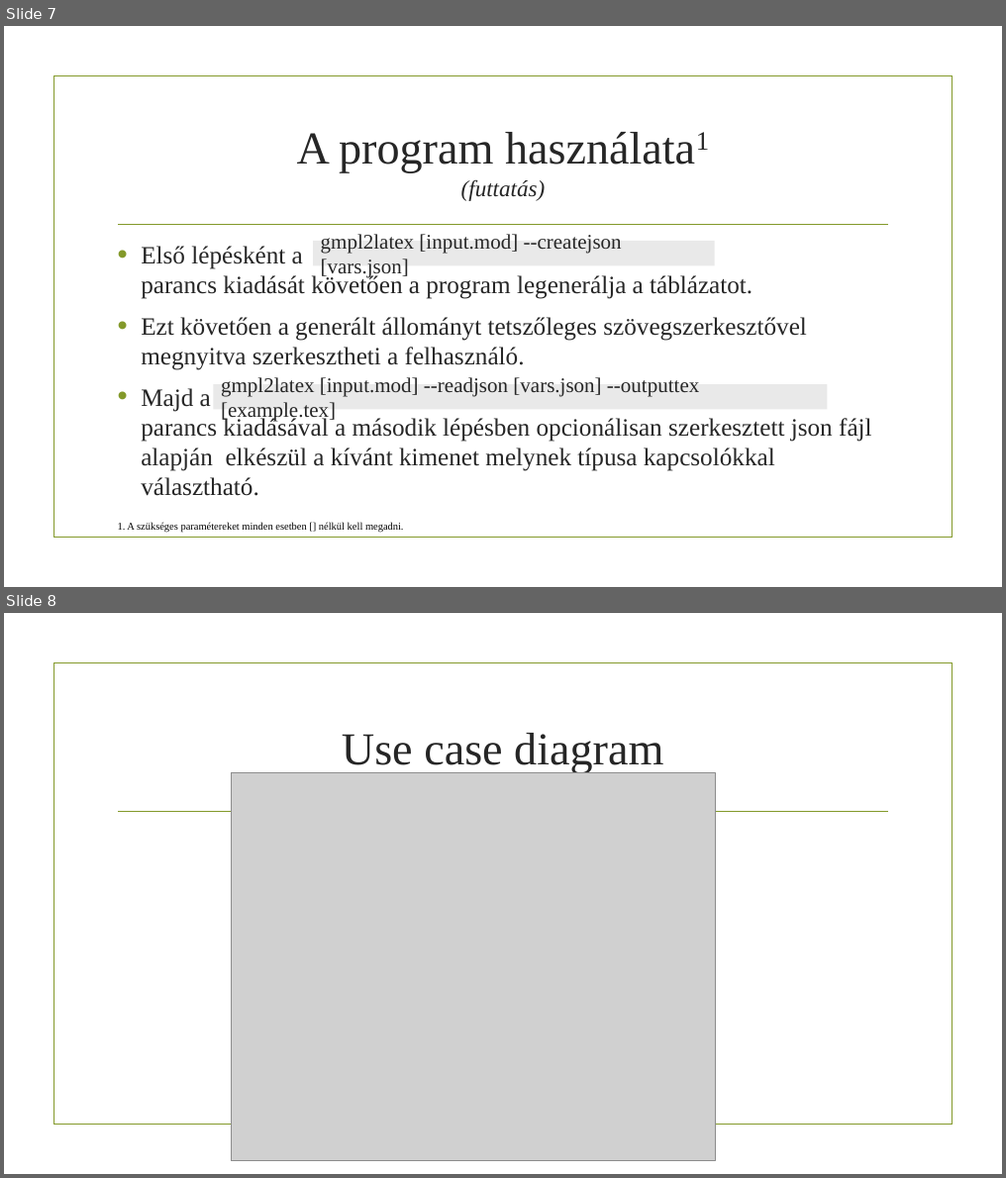
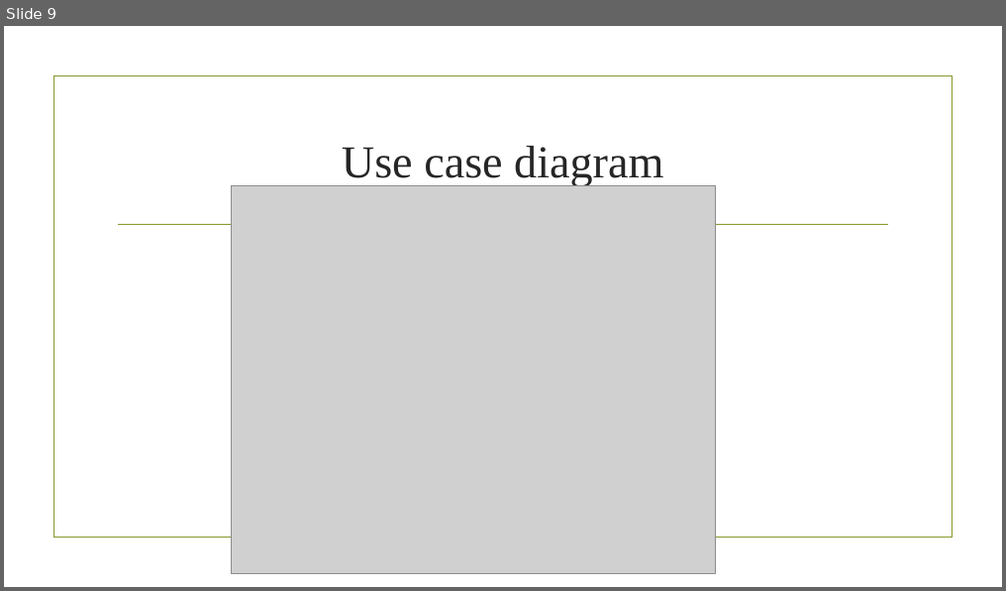
Before and after one commit to Teaching-projects/SZE-ProjektMunka2-gmpl2latex, a slide deck: Presentation/GMPL2LateX-Presentation.pptx. Shown one above the other, each under a label of ours: slides 7 and 8 before the commit, slide 9 after it. The pictures are 1006x1178 and 1006x591 pixels, drawn with LibreOffice and Linux fonts; fonts in the diff are those of the drawing; grey boxes stand for pictures; background and template pictures are left out. Boxes give left, top, right and bottom in pixels: in the first picture for what was removed or moved away, otherwise in the second. Text is boxed around its words. In the diff, an @@ line names an element or a change of style, - is before the commit and + after.

Commit message:
Final version of presentation

```diff
--- a/Presentation/GMPL2LateX-Presentation.pptx
+++ b/Presentation/GMPL2LateX-Presentation.pptx
@@ slide 7 removed at (x1=4, y1=26, x2=1002, y2=587), background picture (left out); not listed: 2 template elements that a slide beside it also shows @@
@@ title removed at (x1=297, y1=133, x2=545, y2=201) @@
-A program használata1
-(futtatás)
@@ text removed at (x1=141, y1=246, x2=872, y2=496) @@
-• Első lépésként a
-  parancs kiadását követően a program legenerálja a táblázatot.
-• Ezt követően a generált állományt tetszőleges szövegszerkesztővel megnyitva szerkesztheti a felhasználó.
-• Majd a
-  parancs kiadásával a második lépésben opcionálisan szerkesztett json fájl alapján elkészül a kívánt kimenet melynek típusa kapcsolókkal választható.
@@ rectangle removed at (x1=313, y1=241, x2=715, y2=267) @@
-gmpl2latex [input.mod] --createjson [vars.json]
@@ rectangle removed at (x1=214, y1=384, x2=828, y2=410) @@
-gmpl2latex [input.mod] --readjson [vars.json] --outputtex [example.tex]
@@ text removed at (x1=118, y1=522, x2=404, y2=533) @@
-1. A szükséges paramétereket minden esetben [] nélkül kell megadni.
@@ what was slide 8 is now slide 9 @@
```
Also in this commit, not shown: 12 slides added, 1 other slide removed.
